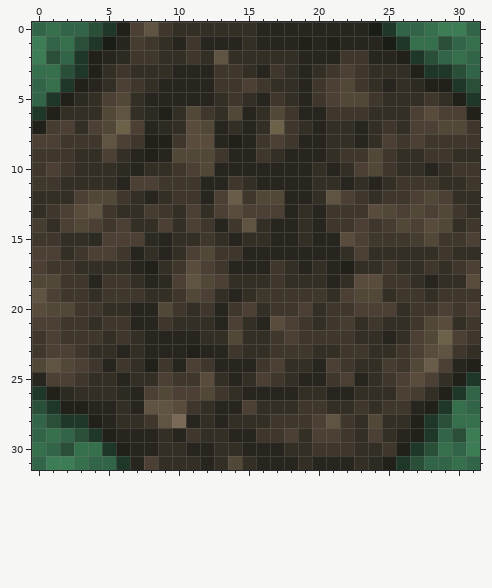
Pixel-art sprite: assets/minecraft/optifine/ctm/farmland/5/4.png. This is how it looked before the edit.
The file is 32x32 pixels. Colours within 5 levels of each other are drawn and written as one.
After the commit:
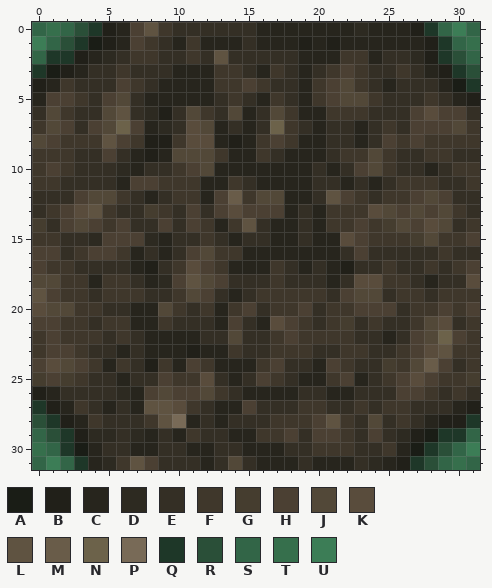
Palette (. is transparent): A #1a1d16  B #212019  C #27251d  D #2d2a21  E #342f25  F #3f372b  G #453d2f  H #4b4033  J #524838  K #594c3c  L #5f5341  M #695c49  N #6c624a  P #786a57  Q #1e3728  R #2a4f38  S #326547  T #366f4c  U #3c7d56
Author's note on the commit: Improved the inner corners of the farmland CTM.
The exact change:
Changed rows in their new state; - is an unchanged pixel.
first column x 0:
 0 ---RQBC----------------DCCCBQS--
 1 --RQAB-H-----------------CCCBQ--
 2 SQQBCDE------------------EEDBQR-
 3 QABCE---------------------FECBQR
 4 BCFEE----------------------EECAQ
 5 CHHF--------------------------CB
 6 EJF----------------------------E
 7 FJ---------------------------H--
 8 J-------------------------------
first column x 0:
23 -------------------------------F
24 HK----------------------------EF
25 G-G--------------------------FFG
26 BCE------------------------HFEFE
27 QBCFE----------------------EEECB
28 RQBCFE--------------------FECBBQ
29 -RQBDDED------------------D-AQQS
30 --QACEE-------------------CAQR--
31 --SQCDFL-----------------CBQR---
